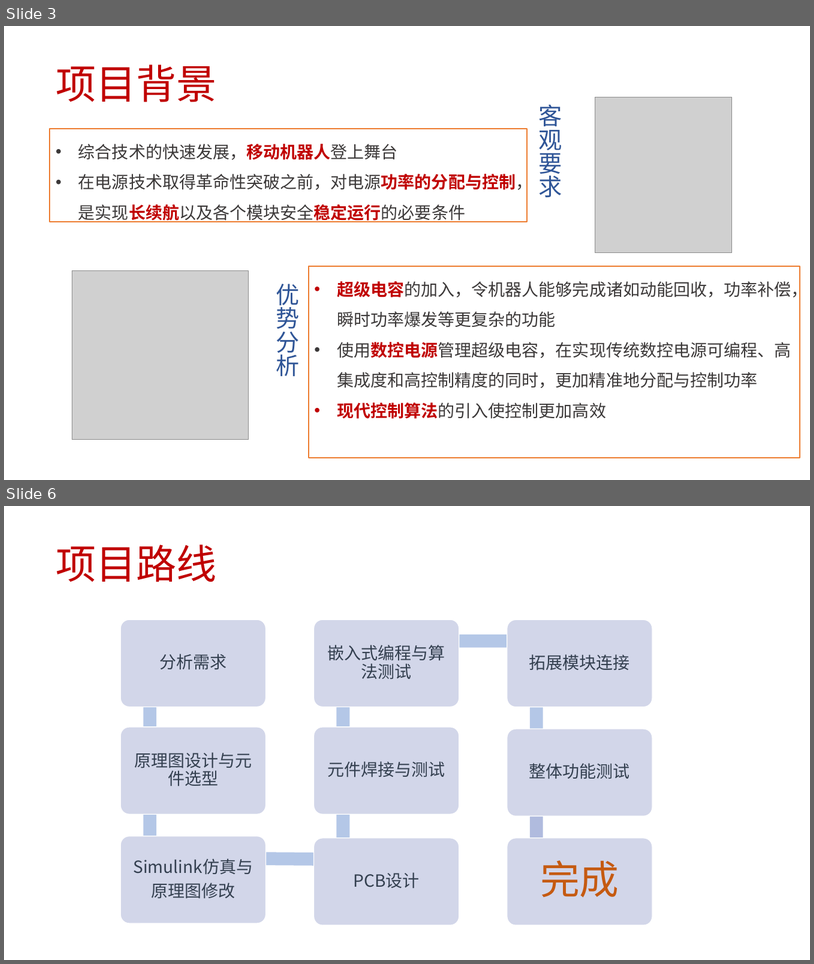
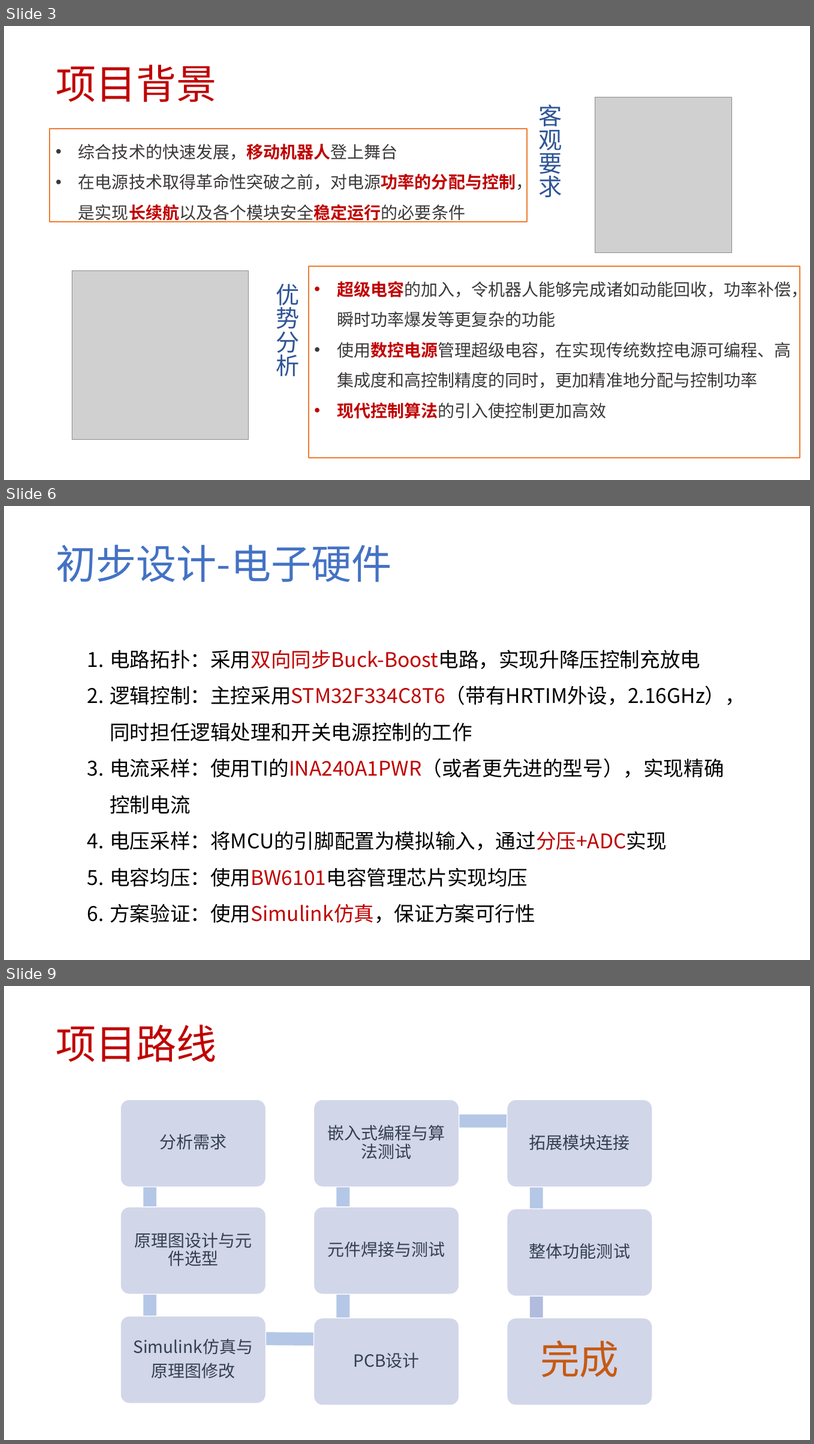
Before and after one commit to Cooper-Chou/Analog_Circuit_Experiment, a slide deck: 开题报告 周弘毅 钟吴子正 陈骤 魏毓瞳.pptx. Shown one above the other, each under a label of ours: slides 3 and 6 before the commit, slides 3, 6 and 9 after it; the slides between them are not shown. The pictures are 814x964 and 814x1444 pixels, drawn with LibreOffice and Linux fonts; fonts in the diff are those of the drawing; grey boxes stand for pictures; background and template pictures are left out. Boxes give left, top, right and bottom in pixels: in the first picture for what was removed or moved away, otherwise in the second. Text is boxed around its words. In the diff, an @@ line names an element or a change of style, - is before the commit and + after.

```diff
--- a/开题报告 周弘毅 钟吴子正 陈骤 魏毓瞳.pptx
+++ b/开题报告 周弘毅 钟吴子正 陈骤 魏毓瞳.pptx
@@ slide 6 added at <box>4,506,810,960</box>, background picture (left out) @@
@@ text added at <box>56,544,392,582</box>, 48 pt, text #4472C4 @@
+初步设计-电子硬件
@@ text added at <box>110,649,746,923</box>, 24 pt, text #000000 @@
+1. 电路拓扑：采用双向同步Buck-Boost电路，实现升降压控制充放电
+2. 逻辑控制：主控采用STM32F334C8T6（带有HRTIM外设，2.16GHz），同时担任逻辑处理和开关电源控制的工作
+3. 电流采样：使用TI的INA240A1PWR（或者更先进的型号），实现精确控制电流
+4. 电压采样：将MCU的引脚配置为模拟输入，通过分压+ADC实现
+5. 电容均压：使用BW6101电容管理芯片实现均压
+6. 方案验证：使用Simulink仿真，保证方案可行性
@@ what was slide 6 is now slide 9 @@
```
Also in this commit, not shown: 2 slides changed, 3 other slides added.
